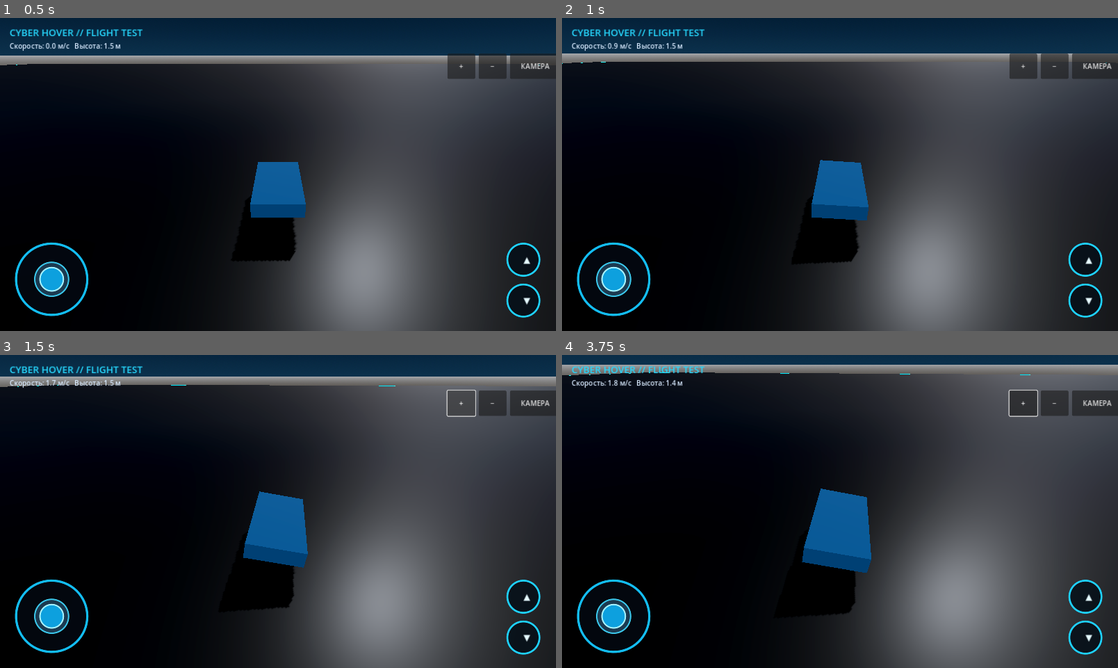
Above: before the commit, frames 1-4 (two rows, left to right).
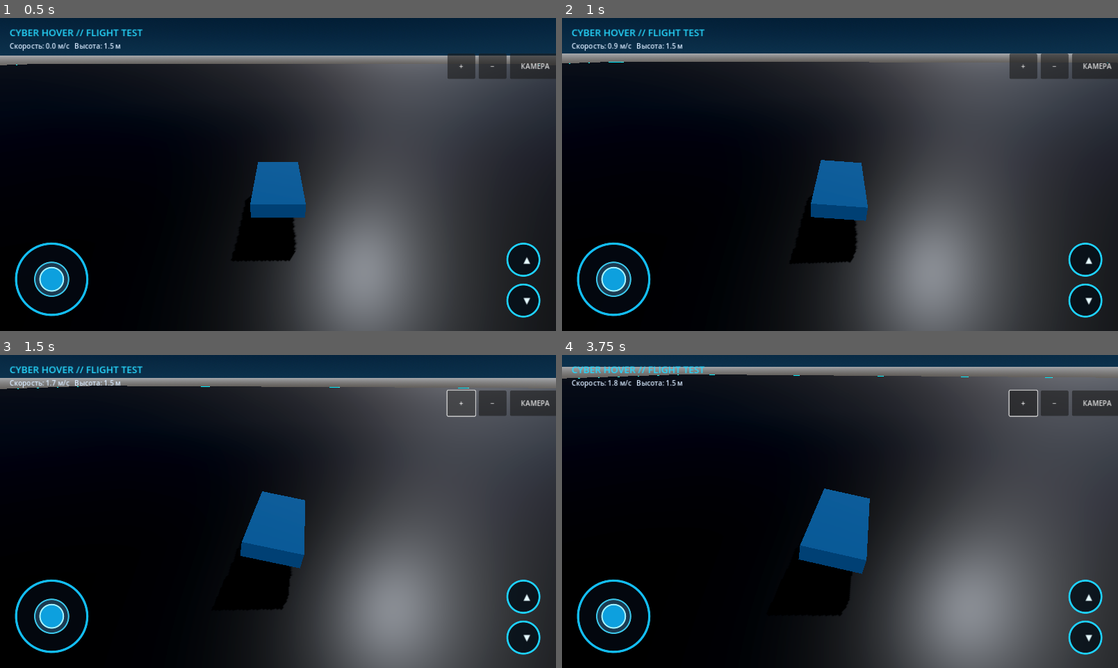
Above: after the commit, the same moments.

Repository: a89526425040-creator/CyberHoverDemo
Game: Godot game, scene res://main.tscn
Same seed, same stepped clock (60 frames per second), same inputs: the game is played once before the commit and once after it.
Inputs (mouse positions are in pixels of both pictures, inside the frame that each line leads up to):
- Up to frame 1 (0.5 s): no input
- Up to frame 2 (1 s): tap Enter at 0.5 s; move the mouse to (962, 158) at 0.52 s; hold D from 0.53 s (still down); tap Ctrl at 0.6 s; click (962, 158) at 0.67 s; tap Space at 0.77 s
- Up to frame 3 (1.5 s): release D at 1.25 s; click "+" at 1.25 s
- Up to frame 4 (3.75 s): drag from (728, 527) to (812, 574) at 2.02 s; move the mouse to (895, 442) at 2.77 s; hold D 2.78-3.5 s; tap Ctrl at 2.85 s; drag from (812, 574) to (673, 464) at 3.52 s

Frame 1 is identical in both runs. In frame 2, less than 0.1% of the frame differs, in the area x 0-99%, y 14-79%; in frame 3, 1.1%; in frame 4, 1.7%, in the area x 0-100%, y 3-84%.

Commit message:
Correct hovercraft thrust direction without changing bank response

Diff:
--- a/scripts/hover_controller.gd
+++ b/scripts/hover_controller.gd
@@ -84,10 +84,11 @@
 
 func _apply_flight_forces() -> void:
     var basis := global_transform.basis
-    # This imported hovercraft's nose points along local +Z.
-    apply_central_force(basis.z * smoothed_forward * forward_thrust)
-    # In this model's local axes, screen-right corresponds to local -X.
-    apply_central_force(-basis.x * smoothed_strafe * lateral_thrust)
+    # The vehicle faces local -Z; its rear and chase camera are on +Z.
+    # Keep the visual pitch/bank response unchanged; correct only translation.
+    apply_central_force(-basis.z * smoothed_forward * forward_thrust)
+    # Screen-right is local +X for this vehicle.
+    apply_central_force(basis.x * smoothed_strafe * lateral_thrust)
 
     # Preserve forward momentum while gently suppressing sideways skating.
     var local_velocity: Vector3 = basis.inverse() * linear_velocity
